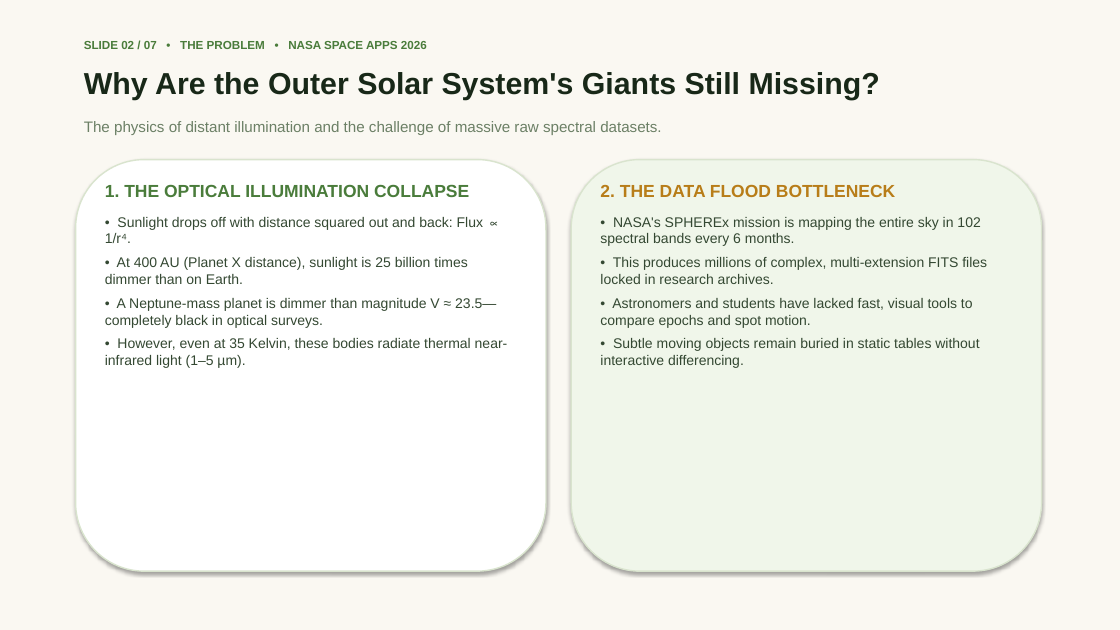
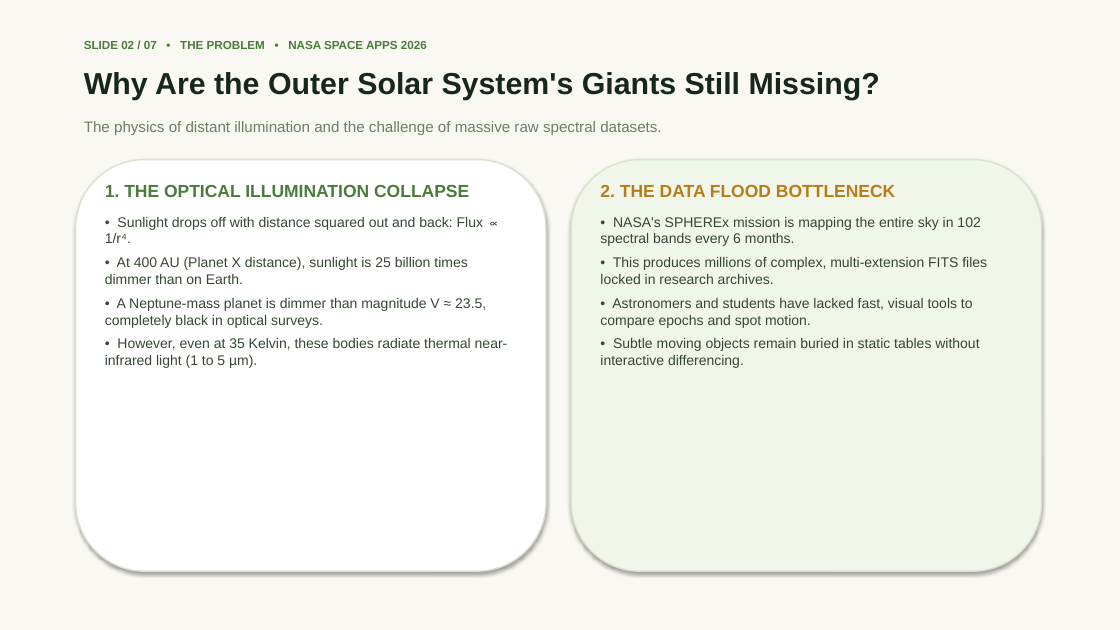
Before and after one commit to Mazonia/photonx, a slide deck: slide 2 of frontend/public/PhotonX_Official_Presentation.pptx. Drawn at 1120x630 pixels with LibreOffice and Linux fonts; fonts in the diff are those of the drawing. Boxes give left, top, right and bottom in pixels: in the first picture for what was removed or moved away, otherwise in the second. Text is boxed around its words. In the diff, an @@ line names an element or a change of style, - is before the commit and + after.

```diff
--- a/frontend/public/PhotonX_Official_Presentation.pptx
+++ b/frontend/public/PhotonX_Official_Presentation.pptx
@@ text at [105,298,508,368]: text changed @@
-• A Neptune-mass planet is dimmer than magnitude V ≈ 23.5—completely black in optical surveys.
-• However, even at 35 Kelvin, these bodies radiate thermal near-infrared light (1–5 µm).
+• A Neptune-mass planet is dimmer than magnitude V ≈ 23.5, completely black in optical surveys.
+• However, even at 35 Kelvin, these bodies radiate thermal near-infrared light (1 to 5 µm).
```
Also in this commit, not shown: 2 other slides changed, 6 other files.
